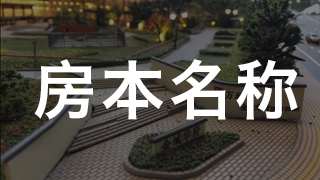
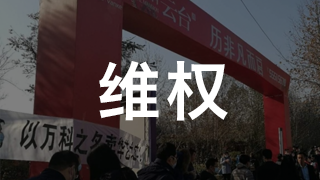
Layers edited between the first and the second 320x180 image:
added group "维权" with 3 layers above "装修" over (0, 0, 320, 180)
added layer "t" (1st of 5, in "维权") in group "维权" over (99, 61, 228, 121)
added layer "颜色填充 1 拷贝" (1st of 7, in "维权") (50%) in group "维权" over (0, 0, 320, 180)
added layer "图层 8" in group "维权" over (0, 0, 320, 180)
hid group "房产名称" (3 layers) over (0, 0, 320, 180)
hid group "我要上学" (1st of 2) (3 layers) over (0, 0, 320, 180)
hid group "加入维权" (3 layers) over (0, 0, 320, 180)
